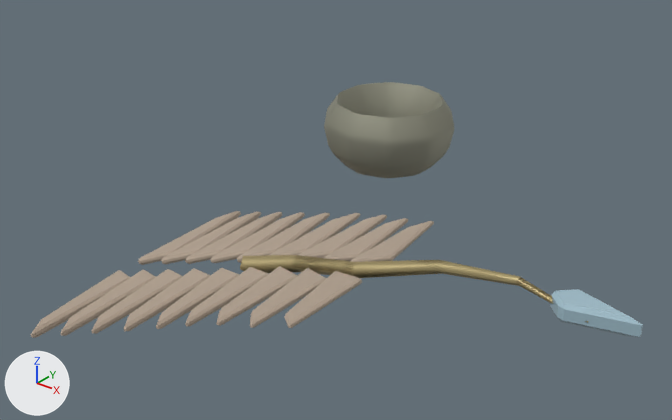
Renders of the OBJ model assets/models/items/studies/blender_editable/study_phoenix_pinion.obj from each side of a commit.
Camera for both pictures: a 50 mm lens placed at (2.53, -3.58, 2.63), pointed at (-0.33, 0.0, 0.41). The lights are fixed; the arrows at lower left show +X, +Y and +Z. The first picture is the older version. Where no turn or scale is listed for an object, it has been applied to the vertices. Vertices at exactly the same position are counted once.

The first picture shows 'study_phoenix_pinion'.
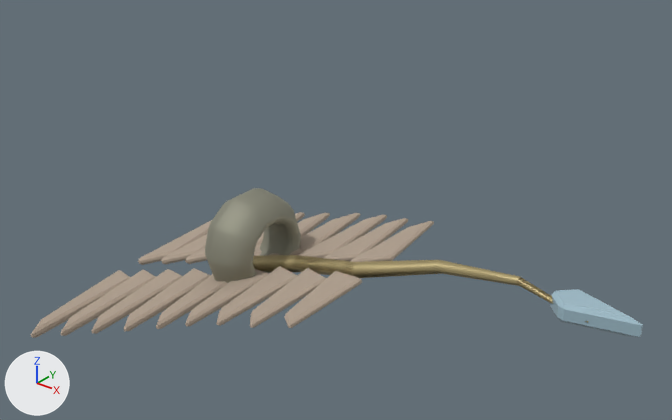
The change, as JSON lines over the scene's bpy script:
```json
{"block": "me_study_phoenix_pinion", "where": "# used by ob_study_phoenix_pinion; location = (0.0, 0.0, 0.0)"}
{"op": "remove", "block": "me_study_phoenix_pinion", "code": "me_study_phoenix_pinion.from_pydata(...)  # 700 vertices, 1296 faces; spans x -2.08..1.4, y -1.08..0.91, z -0.53..1.12"}
{"op": "add", "block": "me_study_phoenix_pinion", "code": "me_study_phoenix_pinion.from_pydata(...)  # 700 vertices, 1296 faces; spans x -2.08..1.4, y -1.08..0.91, z -0.53..0.39"}
{"block": "me_study_phoenix_pinion", "change": "me_study_phoenix_pinion part 1: the loose piece of 220 vertices spanning x -0.32..0.32, y -0.33..0.33, z 0.79..1.12 is turned -90 degrees about the y axis through the mesh origin"}
```

Changed parts and their boxes (x1, y1, x2, y2) in the pictures (672 x 420 px; the box of a moved part takes in the faces that stretch with it):
```json
{"object": "study_phoenix_pinion", "change": "reshaped", "before": [31, 82, 643, 338], "after": [31, 188, 643, 338], "on screen": "41% shorter"}
{"part": 1, "of": "me_study_phoenix_pinion", "change": "moved or reshaped", "before": [324, 82, 455, 178], "after": [205, 188, 301, 283]}
```
